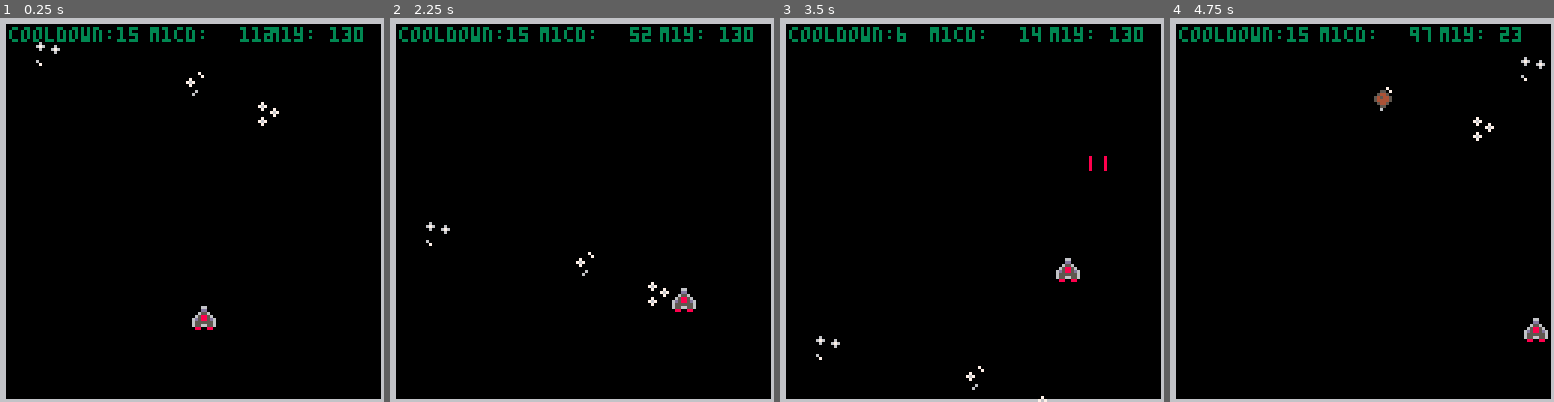
Above: before the commit, frames 1-4 (left to right).
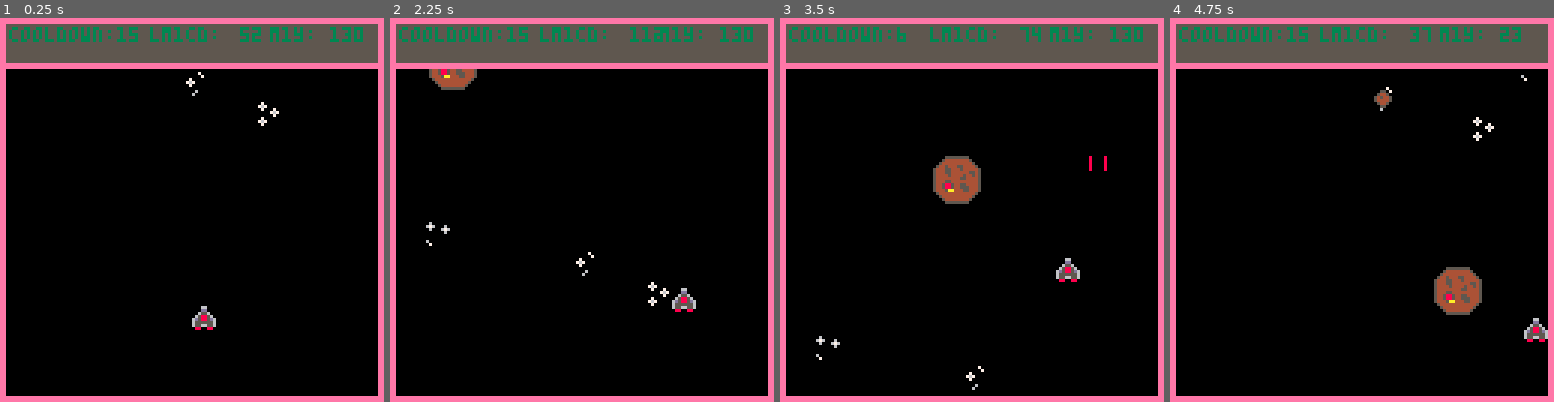
Above: after the commit, the same moments.

Repository: NeoTheSilent/Pico8_SpaceShooter
Game: PICO-8 cartridge spacerock.p8
Same seed, same stepped clock (60 frames per second), same inputs: the game is played once before the commit and once after it.
Inputs:
- Up to frame 1 (0.25 s): no input
- Up to frame 2 (2.25 s): tap O (Z key) at 0.7, 1.7, 2.1 s; hold Right 1.6-2.1 s; hold Up from 2.15 s (still down)
- Up to frame 3 (3.5 s): release Up at 2.42 s; hold Right 2.47-3.03 s; tap O (Z key) at 2.5, 2.9, 3.3 s; hold Left from 3.08 s (still down)
- Up to frame 4 (4.75 s): release Left at 3.58 s; hold Down 3.63-3.97 s; tap O (Z key) at 3.7, 4.1, 4.5 s; hold Right 4.02-4.68 s; hold Up from 4.73 s (still down)

The runs differ from the first frame. In frame 1, 16% of the frame differs, in the area x 0-100%, y 0-100%; in frame 2, 17%; in frame 3, 18%; in frame 4, 18%.

Commit message:
Add files via upload
Updated to 0.2. Better Border is created, as well as proper UI for information. Planets and Large Meteors can now spawn, utilizing new information learned via stitching together sprites. QoL changes.

Diff:
--- a/spacerock.p8
+++ b/spacerock.p8
@@ -34,6 +34,20 @@
 m2ydir=0
 m2cd=540
 
+--planet for visuals
+p1x=130
+p1y=130
+p1xdir=0
+p1ydir=0.75
+p1cd=240
+
+--large meteor
+--will require 4 sprites
+lm1x=130
+lm1y=130
+lm1xdir=0.5
+lm1ydir=1
+lm1cd=60
 
 function jet()
 
@@ -116,11 +130,48 @@
  --laser destroying meteor
 end
 
+function l_meteor()
+--set location for meteor
+ if (lm1cd==0)
+ then
+  --reset the x direction
+  lm1xdir=1
+  --set spawn and reset cooldown
+  lm1x=rnd(128)
+  lm1y=0
+  lm1cd=120
+
+  --affect direction
+  if lm1x>64
+  then lm1xdir*=-1
+  end
+ end
+ --include functionality for
+ --laser destroying meteor
+end
+
+function planet()
+--set location for planet
+--same as meteors
+ if (p1cd==0)
+ then
+  --set spawn and reset cooldown
+  p1x=rnd(128)
+  --make sure it's on screen
+  if (p1x<16) then p1x+=16 end
+  if (p1x>112) then p1x-=16 end
+  p1y=0
+  p1cd=240
+ end
+end
+
 function _update()
  jet()
  fire()
  fstars()
  s_meteor()
+ l_meteor()
+ planet()
 
  --gun cooldown
  if cldn<15
@@ -165,34 +216,90 @@
   m1x+=m1xdir
   m1y+=m1ydir
  end
+
+ --ditto for large meteors
+ if lm1cd>0
+ then lm1cd-=1
+ end
+
+ --spawning meteors
+ if lm1y<130
+ then
+  --make it move down
+  lm1x+=lm1xdir
+  lm1y+=lm1ydir
+ end
+
+ --set cooldown for planet
+ if p1cd>0
+ then p1cd-=1
+ end
+
+ if p1y<130
+ then
+  p1y+=p1ydir
+ end
 end
 
 function _draw()
- --border
- rectfill(0,0,128,128,6)
+
+ ---- background
+
  --"space"
 	rectfill(2,2,126,126,0)
 
-	--information for debug
-	print("cooldown: ",3,3,3)
-	print(cldn,39,3,3)
-
-	print("m1cd: ",50,3,3)
-	print(m1cd,80,3,3)
-	print("m1y: ",90,3,3)
-	print(m1y,110,3,3)
-
+	----foreground
+	--sprite for stars
+	spr(002,s1x,s1y)
+	spr(003,s2x,s2y)
+	spr(004,s3x,s3y)
+	--sprite for planet
+	spr(008,p1x,p1y)
+	spr(009,p1x+8,p1y)
+	spr(010,p1x+16,p1y)
+	spr(011,p1x+24,p1y)
+	spr(024,p1x,p1y+8)
+	spr(025,p1x+8,p1y+8)
+	spr(026,p1x+16,p1y+8)
+	spr(027,p1x+24,p1y+8)
+	spr(040,p1x,p1y+16)
+	spr(041,p1x+8,p1y+16)
+	spr(042,p1x+16,p1y+16)
+	spr(043,p1x+24,p1y+16)
+	spr(056,p1x,p1y+24)
+	spr(057,p1x+8,p1y+24)
+	spr(058,p1x+16,p1y+24)
+	spr(059,p1x+24,p1y+24)
 	--sprite for jet
 	spr(001,jetx,jety)
 	--sprite for fire
 	spr(017,firex,firey)
-	--sprite for stars
-	spr(002,s1x,s1y)
-	spr(003,s2x,s2y)
-	spr(004,s3x,s3y)
-	--sprite for meteors
+		--sprite for meteors
 	spr(007,m1x,m1y)
 	spr(023,m2x,m2y)
+	--sprite for large meteors
+	spr(005,lm1x,lm1y)
+	spr(006,lm1x+8,lm1y)
+	spr(021,lm1x,lm1y+8)
+	spr(022,lm1x+8,lm1y+8)
+
+
+	----border and playerinfo
+	rectfill(0,0,128,16,5)
+	rectfill(0,15,128,16,14)
+ rectfill(0,0,1,128,14)
+ rectfill(0,0,128,1,14)
+ rectfill(128,0,126,126,14)
+ rectfill(0,126,128,128,14)
+
+ --information for player
+	print("cooldown: ",3,3,3)
+	print(cldn,39,3,3)
+
+	print("lm1cd: ",50,3,3)
+	print(lm1cd,80,3,3)
+	print("m1y: ",90,3,3)
+	print(m1y,110,3,3)
 
 end
 __gfx__
